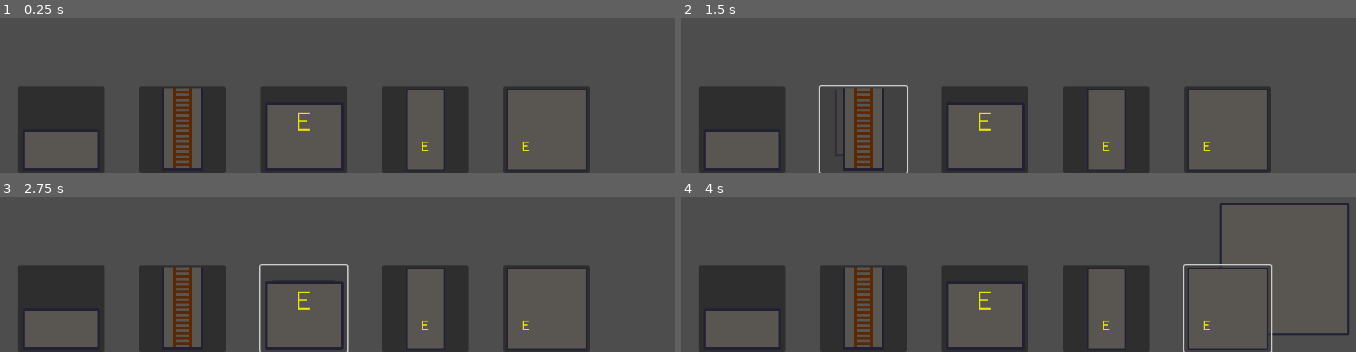
Above: before the commit, frames 1-4 (two rows, left to right).
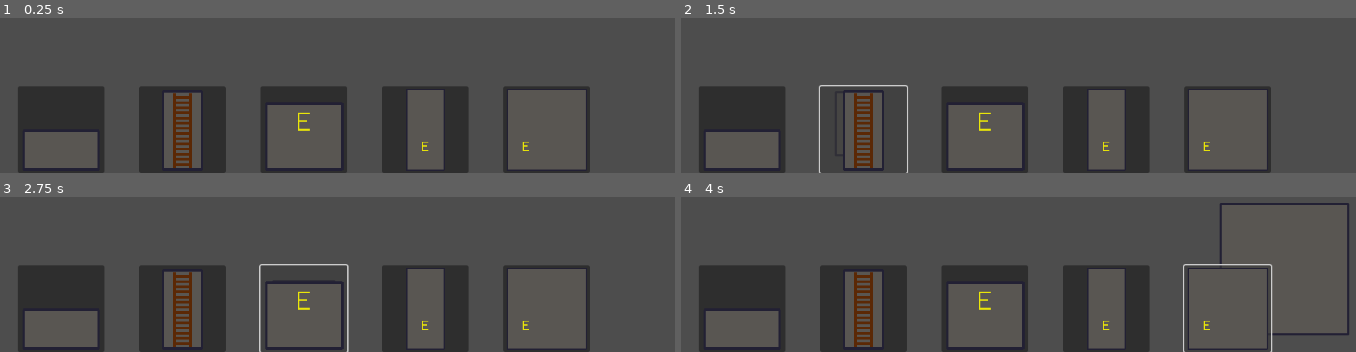
Above: after the commit, the same moments.

Repository: BearWithMePlease/spooky
Game: Godot game, scene res://scenes/bunker_builder.tscn
Same seed, same stepped clock (60 frames per second), same inputs: the game is played once before the commit and once after it.
Inputs (mouse positions are in pixels of both pictures, inside the frame that each line leads up to):
- Up to frame 1 (0.25 s): no input
- Up to frame 2 (1.5 s): click (741, 129) at 0.5 s; click (863, 129) at 1.27 s
- Up to frame 3 (2.75 s): click (303, 308) at 2.02 s
- Up to frame 4 (4 s): click (1106, 308) at 2.77 s; click (1227, 308) at 3.52 s

The runs differ from the first frame. In frame 1, 0.1% of the frame differs, in the area x 24-30%, y 45-49%; in frame 2, 0.1%; in frame 3, 0.1%; in frame 4, 0.1%.

Commit message:
Added stair

Diff:
--- a/scenes/bunker_builder.tscn
+++ b/scenes/bunker_builder.tscn
@@ -1,6 +1,6 @@
 [gd_scene load_steps=7 format=3 uid="uid://dmkhp5el2xbu7"]
 
-[ext_resource type="Texture2D" uid="uid://ci0qwjv72qx7k" path="res://imgs/modules/room_2_n.png" id="1_5ympq"]
+[ext_resource type="Texture2D" uid="uid://ci0qwjv72qx7k" path="res://imgs/modules/room_2/n.png" id="1_5ympq"]
 [ext_resource type="Script" path="res://scripts/modules.gd" id="1_oercy"]
 [ext_resource type="PackedScene" uid="uid://bmudhur7ptrne" path="res://prefab/ModuleButton.tscn" id="2_8ridg"]
 [ext_resource type="Script" path="res://scripts/module.gd" id="2_fxro4"]
--- a/scripts/module.gd
+++ b/scripts/module.gd
@@ -3,10 +3,12 @@
 
 var type: Modules.ModuleType
 var direction: Modules.ModuleDirection
+var vertical_direction: Modules.ModuleVerticalDirection
 
-func init(module_position:Vector2, type:Modules.ModuleType, direction: Modules.ModuleDirection):
+func init(module_position:Vector2, type:Modules.ModuleType, direction: Modules.ModuleDirection, vertical_direction: Modules.ModuleVerticalDirection = Modules.ModuleVerticalDirection.N):
 	self.type = type
-	set_direction(direction)
+	self.vertical_direction = vertical_direction
+	set_direction(direction, vertical_direction)
 
 	self.position = module_position
 	self.z_index = 0
@@ -18,12 +20,13 @@
 	offset.x = -Modules.GRID_SIZE / 2.0
 	offset.y = -(max(0, scales.y - 1.0) * Modules.GRID_SIZE + Modules.GRID_SIZE / 2.0)
 
-func set_direction(direction: Modules.ModuleDirection):
+func set_direction(direction: Modules.ModuleDirection, vertical_direction: Modules.ModuleVerticalDirection = Modules.ModuleVerticalDirection.N):
 	self.direction = direction
+	self.vertical_direction = vertical_direction
 
-	var path = Modules.get_module_path(self.type, self.direction)
+	var path = Modules.get_module_path(self.type, self.direction, self.vertical_direction)
 	self.texture = load(path)
 
-func adjust_direction(direction: Modules.ModuleDirection, removing: bool):
-	if removing: set_direction(self.direction & (~direction))	# Remove
-	else: set_direction(self.direction | direction) 			# Add
+func adjust_direction(direction: Modules.ModuleDirection, vertical_direction: Modules.ModuleVerticalDirection, removing: bool):
+	if removing: set_direction(self.direction & (~direction), self.vertical_direction & (~vertical_direction))	# Remove
+	else: set_direction(self.direction | direction, self.vertical_direction | vertical_direction) 				# Add
--- a/scripts/modules.gd
+++ b/scripts/modules.gd
@@ -6,6 +6,11 @@
 static var MODULE_PATH = "res://imgs/modules/"
 static var HASH_SHIFT = 16 # -> max value 2^16 otherwise collision possible
 
+""" x is position:
+	u
+l	x	r
+	d
+"""
 enum ModuleDirection {
 	N = 0b00, # None
 	L = 0b01, # Left
@@ -13,11 +18,11 @@
 	H = 0b11, # Horizontal (Left+Right)
 }
 
-enum ModuleStairDirection {
-	N = 0b00, # None
-	U = 0b01, # Up
-	D = 0b10, # Down
-	V = 0b11  # Vertical (Up+Down)
+enum ModuleVerticalDirection {
+	N = 0b0000, # None
+	U = 0b0100, # Up
+	D = 0b1000, # Down
+	V = 0b1100  # Vertical (Up+Down)
 }
 
 enum ModuleType {
@@ -111,7 +116,7 @@
 			mover.modulate = color_valid_spot
 
 			var new_mover_direction = adjust_surroundings(grid_position)
-			mover.set_direction(new_mover_direction)
+			mover.set_direction(new_mover_direction & ModuleDirection.H, new_mover_direction & ModuleVerticalDirection.V)
 
 			if Input.is_action_just_pressed("click"):
 				on_build_module()
@@ -122,8 +127,12 @@
 func mouse_gui_status(mouse_over_gui:bool):
 	self.mouse_over_gui = mouse_over_gui
 
-static func get_module_path(type: ModuleType, direction: ModuleDirection):
-	return MODULE_PATH + ModuleType.find_key(type).to_lower() + "_" + ModuleDirection.find_key(direction).to_lower() + ".png"
+static func get_module_path(type: ModuleType, direction: ModuleDirection, vertical_direction: ModuleVerticalDirection = ModuleVerticalDirection.N):
+	var type_str = ModuleType.find_key(type).to_lower()
+	var direction_str = ModuleDirection.find_key(direction).to_lower()
+	var vertical_direction_str = ("_" + ModuleVerticalDirection.find_key(vertical_direction).to_lower()) if type == ModuleType.STAIR else ""
+
+	return MODULE_PATH + type_str + "/" + direction_str + vertical_direction_str + ".png"
 
 # hash grid position. NEEDS to be int due to shift operation
 static func get_grid_id(position:Vector2i):
@@ -182,41 +191,55 @@
 
 	return true
 
-func adjust_surroundings(position: Vector2, removing = false) -> ModuleDirection:
-	var connection_slot_left = position + GRID_SIZE * (connections[type][0]-Vector2.ONE)
-	var connection_slot_right = position + GRID_SIZE * (connections[type][len(connections[type])-1]-Vector2.ONE)
-
-	var left_position = connection_slot_left + Vector2(-GRID_SIZE, 0)
-	var right_position = connection_slot_right + Vector2(GRID_SIZE, 0)
-
-	var grid_module: GridModule
-	var mover_direction: ModuleDirection = ModuleDirection.N
-	if grid.has(get_grid_id(left_position)):
-		grid_module = grid.get(get_grid_id(left_position)) as GridModule
-
-		if connections[grid_module.node.type].has(grid_module.scale_index):
-			grid_module.node.adjust_direction(ModuleDirection.R, removing)
-			mover_direction = ModuleDirection.L
-	if grid.has(get_grid_id(right_position)):
-		grid_module = grid.get(get_grid_id(right_position)) as GridModule
-
-		if connections[grid_module.node.type].has(grid_module.scale_index):
-			grid_module.node.adjust_direction(ModuleDirection.L, removing)
-			if mover_direction == ModuleDirection.L: mover_direction = ModuleDirection.H
-			else: mover_direction = ModuleDirection.R
+func adjust_surroundings(position: Vector2, removing = false) -> int:
+	var connection_slot_first = position + GRID_SIZE * (connections[type][0]-Vector2.ONE)
+	var connection_slot_last = position + GRID_SIZE * (connections[type][len(connections[type])-1]-Vector2.ONE)
+
+	var surroundings = {
+		ModuleDirection.L: connection_slot_first + Vector2(-GRID_SIZE, 0), 			# left
+		ModuleDirection.R: connection_slot_last + Vector2(GRID_SIZE, 0),			# right
+		ModuleVerticalDirection.U: connection_slot_first + Vector2(0, -GRID_SIZE),	# up
+		ModuleVerticalDirection.D: connection_slot_last + Vector2(0, GRID_SIZE)	# down
+	}
+
+	var mover_direction: int = 0b0000 # combination of ModuleDirection & ModuleVerticalDirection
+
+	for direction in surroundings.keys():
+		var pos = surroundings[direction]
+		var grid_module = grid.get(get_grid_id(pos)) as GridModule
+
+		if grid_module == null or not connections[grid_module.node.type].has(grid_module.scale_index):
+			continue
+
+		# Vertical direction only allowed for stairs
+		if direction & ModuleVerticalDirection.V != 0 and (grid_module.node.type != ModuleType.STAIR or type != ModuleType.STAIR):
+			continue
+
+
+		# update surrounding (inverse direction L->R; U->D; N->N)
+		var opposite_direction = ModuleDirection.H & (~(direction | ModuleVerticalDirection.V))
+		var opposite_vertical_direction = ModuleVerticalDirection.V & (~(direction | ModuleDirection.H))
+
+		# None stays None
+		if direction & ModuleDirection.H == 0: opposite_direction = ModuleDirection.N
+		if direction & ModuleVerticalDirection.V == 0: opposite_vertical_direction = ModuleVerticalDirection.N
+
+		grid_module.node.adjust_direction(opposite_direction, opposite_vertical_direction, removing)
+
+		# update mover
+		mover_direction |= direction
 
 	return mover_direction
 
 func on_build_module():
 	# Instantiate module prefab
 	var node = mover.duplicate() as Module
-	node.init(grid_position, type, mover.direction)
+	node.init(grid_position, type, mover.direction, mover.vertical_direction)
 	mover.get_parent().add_child(node)
 
 	# Add module to each grid slot it occupies
 	for x in range(scales[type].x):
 		for y in range(scales[type].y):
-			print(x," ", y)
 			var module = GridModule.new(node, Vector2(x+1,y+1))
 			var slot_position = Vector2(node.position.x + GRID_SIZE * x, node.position.y - GRID_SIZE * y)
 			grid[get_grid_id(slot_position)] = module
Renamed: imgs/modules/corridor_h.png -> imgs/modules/corridor/h.png
Not shown, added: imgs/modules/corridor/h.png.import
Renamed: imgs/modules/corridor_l.png -> imgs/modules/corridor/l.png
Not shown, added: imgs/modules/corridor/l.png.import
Renamed: imgs/modules/corridor_n.png -> imgs/modules/corridor/n.png
Not shown, added: imgs/modules/corridor/n.png.import
Renamed: imgs/modules/corridor_r.png -> imgs/modules/corridor/r.png
Not shown, added: imgs/modules/corridor/r.png.import
Not shown, removed: imgs/modules/corridor_h.png.import
Not shown, removed: imgs/modules/corridor_l.png.import
Not shown, removed: imgs/modules/corridor_n.png.import
Not shown, removed: imgs/modules/corridor_r.png.import
(and 75 more such lines)
